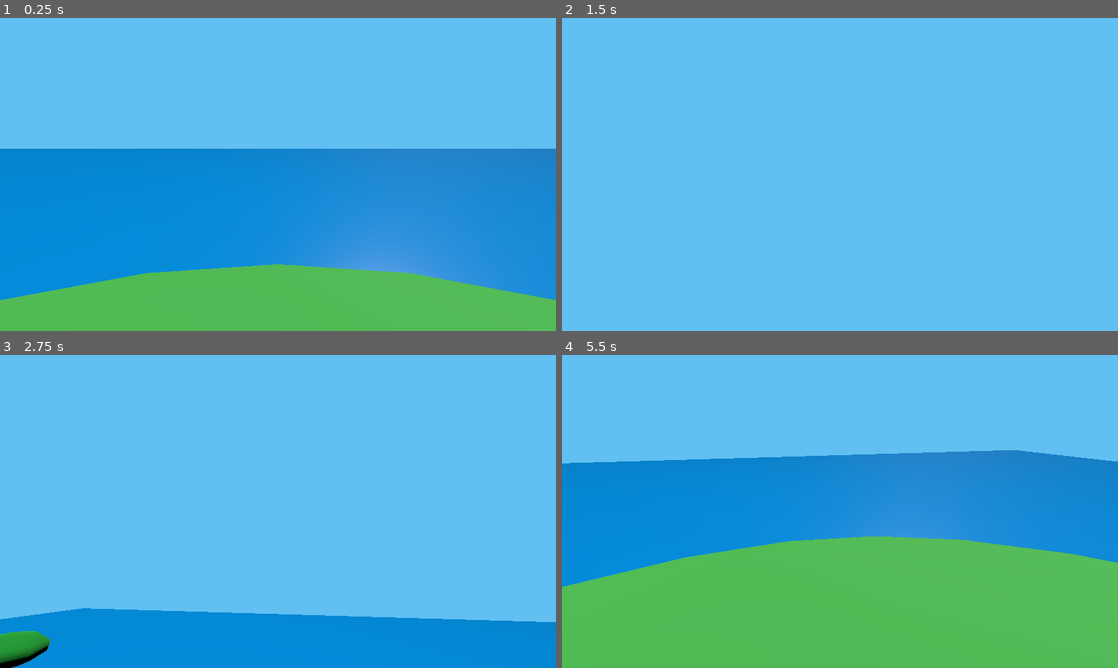
Above: before the commit, frames 1-4 (two rows, left to right).
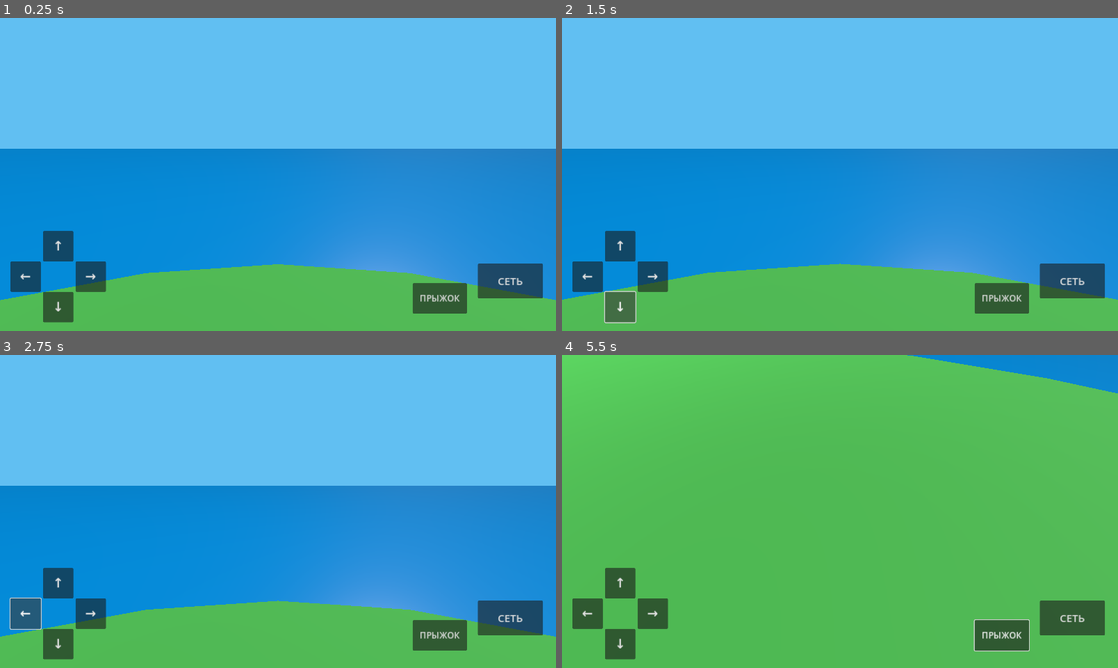
Above: after the commit, the same moments.

Repository: ksotik22/Catch-a-Mutant
Game: Godot game, scene res://scenes/main.tscn
The game is run twice, just before and just after one commit, with the same random seed, the same clock (stepped at 60 frames per second) and the same inputs.
Inputs (mouse positions are in pixels of both pictures, inside the frame that each line leads up to):
- Up to frame 1 (0.25 s): no input
- Up to frame 2 (1.5 s): click (617, 246) at 0.5 s, where only the run after the commit has a clickable "↑"; click (617, 305) at 1.25 s, where only the run after the commit has a clickable "↓"
- Up to frame 3 (2.75 s): click (27, 614) at 2 s, where only the run after the commit has a clickable "←"
- Up to frame 4 (5.5 s): click (650, 614) at 2.75 s, where only the run after the commit has a clickable "→"; click (1073, 617) at 3.5 s, where only the run after the commit has a clickable "СЕТЬ"; click (1001, 636) at 4.25 s, where only the run after the commit has a clickable "ПРЫЖОК"; tap Enter at 5 s; move the mouse to (867, 511) at 5.02 s; hold W (move_forward) from 5.03 s (still down); click (867, 511) at 5.17 s; tap Space (jump) at 5.27 s

The runs differ from the first frame. In frame 1, 4.4% of the frame differs, in the area x 1-98%, y 68-98%; in frame 2, 58%; in frame 3, 58%; in frame 4, 67%, in the area x 0-100%, y 0-98%.
Error after the commit: Parse Error: Cannot infer the type of "delta" variable because the value doesn't have a set type. (res://scripts/mobile_controls.gd:27)

Commit message:
Add mobile on-screen controls UI

Diff:
--- a/scenes/main.tscn
+++ b/scenes/main.tscn
@@ -1,7 +1,8 @@
-[gd_scene load_steps=20 format=3]
+[gd_scene load_steps=21 format=3]
 
 [ext_resource type="Script" path="res://scripts/player.gd" id="1_player"]
 [ext_resource type="Script" path="res://scripts/creature.gd" id="2_creature"]
+[ext_resource type="Script" path="res://scripts/mobile_controls.gd" id="3_mobile"]
 
 [sub_resource type="StandardMaterial3D" id="Grass"]
 albedo_color = Color(0.28, 0.72, 0.3, 1)
@@ -21,7 +22,6 @@
 albedo_color = Color(0.08, 0.55, 0.16, 1)
 [sub_resource type="StandardMaterial3D" id="CreatureMat"]
 albedo_color = Color(0.95, 0.55, 0.16, 1)
-
 [sub_resource type="CylinderMesh" id="IslandMesh"]
 top_radius = 22.0
 bottom_radius = 24.0
@@ -119,7 +119,6 @@
 [node name="Leaves" type="MeshInstance3D" parent="Palm3"]
 position = Vector3(0, 2.2, 0)
 mesh = SubResource("LeavesMesh")
-
 [node name="CatLoaf" type="CharacterBody3D" parent="."]
 position = Vector3(7, 1, -8)
 script = ExtResource("2_creature")
@@ -127,7 +126,6 @@
 mesh = SubResource("CreatureMesh")
 [node name="Collision" type="CollisionShape3D" parent="CatLoaf"]
 shape = SubResource("CreatureShape")
-
 [node name="Player" type="CharacterBody3D" parent="."]
 position = Vector3(0, 1.2, 10)
 script = ExtResource("1_player")
@@ -141,3 +139,77 @@
 position = Vector3(0, 2.5, 6)
 rotation_degrees = Vector3(-15, 180, 0)
 current = true
+
+[node name="MobileControls" type="Control" parent="."]
+layout_mode = 3
+anchors_preset = 15
+anchor_right = 1.0
+anchor_bottom = 1.0
+grow_horizontal = 2
+grow_vertical = 2
+mouse_filter = 1
+script = ExtResource("3_mobile")
+[node name="Left" type="Control" parent="MobileControls"]
+layout_mode = 1
+anchors_preset = 3
+anchor_top = 1.0
+anchor_right = 0.0
+anchor_bottom = 1.0
+offset_left = 24.0
+offset_top = -230.0
+offset_right = 250.0
+offset_bottom = -20.0
+[node name="Up" type="Button" parent="MobileControls/Left"]
+offset_left = 75.0
+offset_top = 0.0
+offset_right = 145.0
+offset_bottom = 70.0
+theme_override_font_sizes/font_size = 30
+text = "↑"
+[node name="Down" type="Button" parent="MobileControls/Left"]
+offset_left = 75.0
+offset_top = 140.0
+offset_right = 145.0
+offset_bottom = 210.0
+theme_override_font_sizes/font_size = 30
+text = "↓"
+[node name="Left" type="Button" parent="MobileControls/Left"]
+offset_left = 0.0
+offset_top = 70.0
+offset_right = 70.0
+offset_bottom = 140.0
+theme_override_font_sizes/font_size = 30
+text = "←"
+[node name="Right" type="Button" parent="MobileControls/Left"]
+offset_left = 150.0
+offset_top = 70.0
+offset_right = 220.0
+offset_bottom = 140.0
+theme_override_font_sizes/font_size = 30
+text = "→"
+[node name="Throw" type="Button" parent="MobileControls"]
+layout_mode = 1
+anchors_preset = 3
+anchor_left = 1.0
+anchor_top = 1.0
+anchor_right = 1.0
+anchor_bottom = 1.0
+offset_left = -180.0
+offset_top = -155.0
+offset_right = -30.0
+offset_bottom = -75.0
+theme_override_font_sizes/font_size = 24
+text = "СЕТЬ"
+[node name="Jump" type="Button" parent="MobileControls"]
+layout_mode = 1
+anchors_preset = 3
+anchor_left = 1.0
+anchor_top = 1.0
+anchor_right = 1.0
+anchor_bottom = 1.0
+offset_left = -330.0
+offset_top = -110.0
+offset_right = -205.0
+offset_bottom = -40.0
+theme_override_font_sizes/font_size = 20
+text = "ПРЫЖОК"
